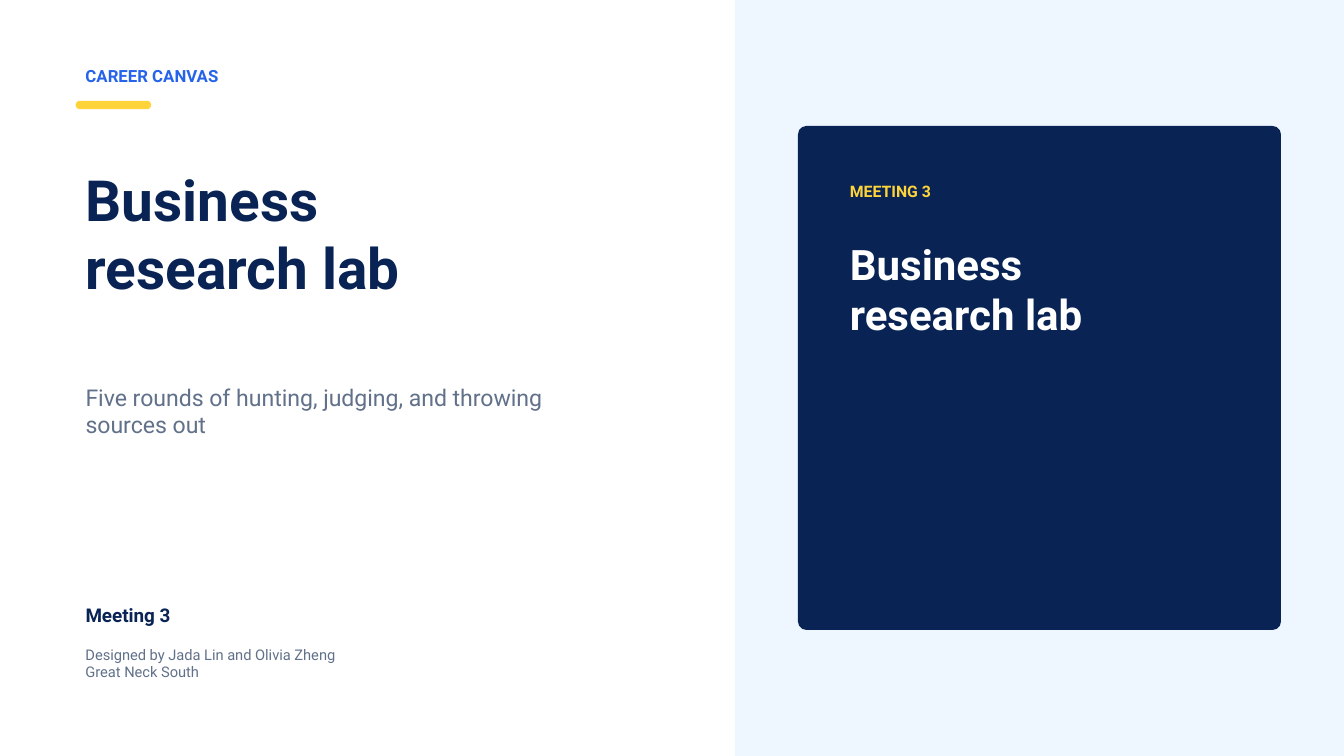
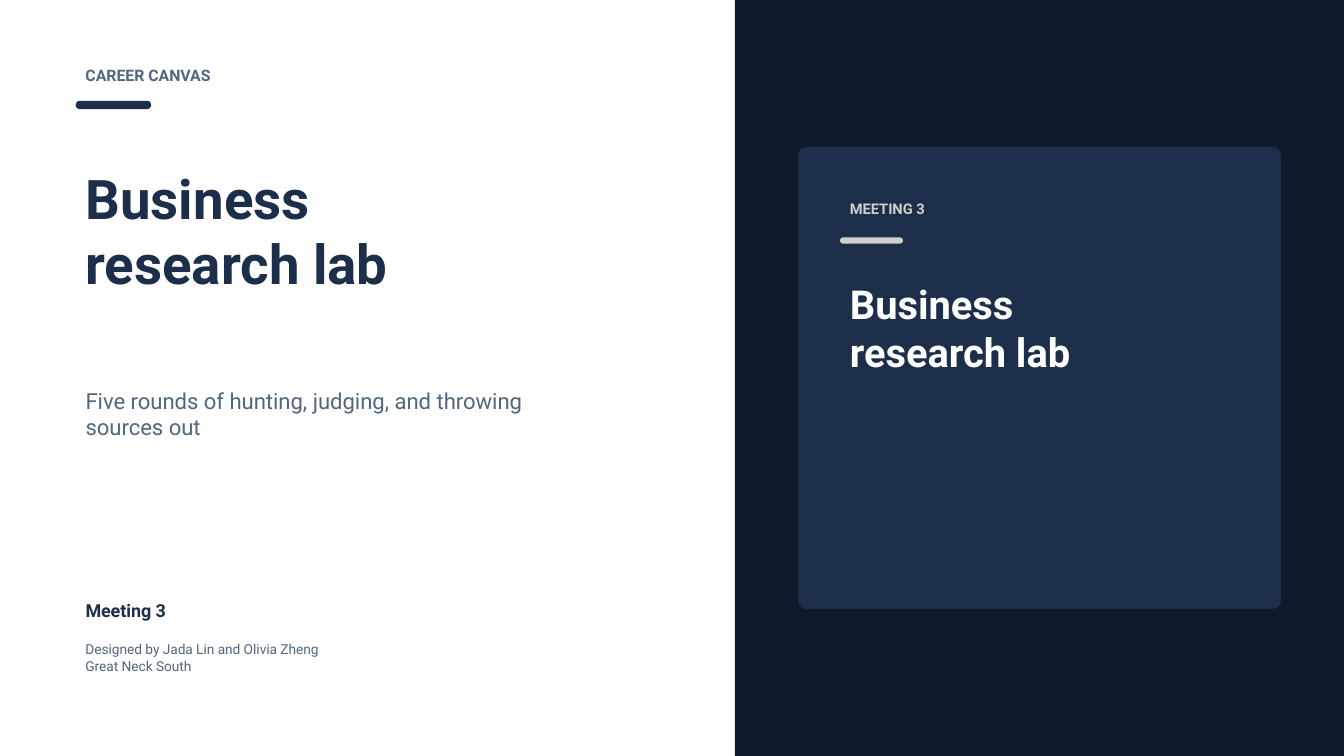
Before and after one commit to jadalin100/career-canvas, a slide deck: slide 1 of slides/output/Career_Canvas_Meeting_3_Business_Research_Lab.pptx. Drawn at 1344x756 pixels with LibreOffice and Linux fonts; fonts in the diff are those of the drawing. Boxes give left, top, right and bottom in pixels: in the first picture for what was removed or moved away, otherwise in the second. Text is boxed around its words. In the diff, an @@ line names an element or a change of style, - is before the commit and + after.

```diff
--- a/slides/output/Career_Canvas_Meeting_3_Business_Research_Lab.pptx
+++ b/slides/output/Career_Canvas_Meeting_3_Business_Research_Lab.pptx
@@ rectangle at [735, 0, 1344, 756]: fill #EEF7FF to #0F1A2B @@
@@ text "CAREER CANVAS" at [85, 69, 210, 81]: size 12 to 11.2 pt, text colour #2563EB to #52677D @@
@@ rounded rectangle at [76, 101, 151, 109]: fill #FFD43B to #1C2E4A @@
@@ rounded rectangle: place and size @@
-rounded rectangle at [799, 126, 1281, 630]
+rounded rectangle at [799, 147, 1281, 609]
@@ rounded rectangle at [799, 147, 1281, 609]: fill #092454 to #1C2E4A; proportions changed @@
@@ text "Business" at [85, 178, 387, 285]: size 40.5 to 39 pt, text colour #092454 to #1C2E4A @@
@@ text "MEETING 3": place and size @@
-text "MEETING 3" at [850, 185, 931, 197]
+text "MEETING 3" at [850, 203, 924, 214]
@@ text "MEETING 3" at [850, 203, 924, 214]: size 11.2 to 10.5 pt, text colour #FFD43B to #D1CFC9 @@
@@ rounded rectangle added at [840, 237, 902, 243], fill #D1CFC9 @@
@@ text "Business": place and size @@
-text "Business" at [850, 249, 1082, 331]
+text "Business" at [850, 289, 1070, 368]
@@ text "Business" at [850, 289, 1070, 368]: size 30 to 28.5 pt @@
@@ text "Five rounds of hunting, judging, ..." at [86, 392, 522, 435]: size 16.5 to 15.8 pt, text colour #61718A to #52677D @@
@@ text "Meeting 3" at [86, 603, 166, 621]: size 13.5 to 12.8 pt, text colour #092454 to #1C2E4A @@
@@ text "Designed by Jada Lin and ..." at [85, 643, 318, 671]: size 10.5 to 9.8 pt, text colour #61718A to #52677D @@
```
Also in this commit, not shown: 10 other slides changed, 16 other files.
